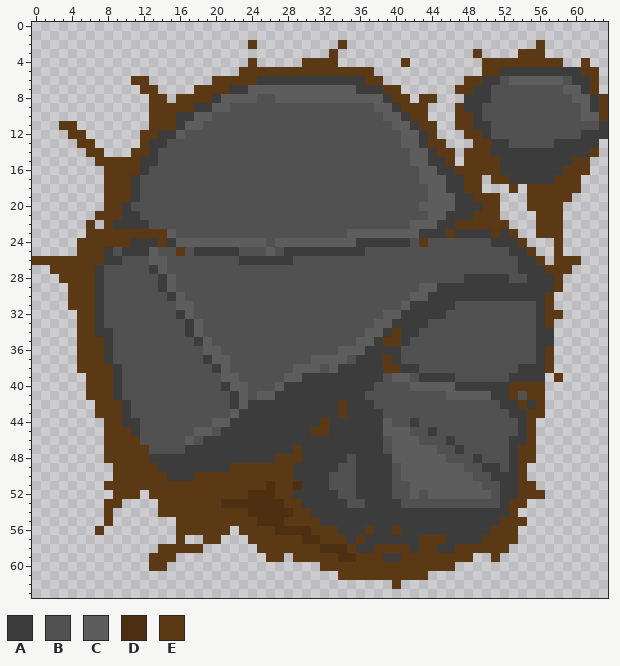
Two versions of one pixel-art sprite, Assets/Sprites/rock3.png. This is how it looked before the edit.
The file is 64x64 pixels. Colours within 5 levels of each other are drawn and written as one.
Palette (. is transparent): A #3c3c3c  B #515151  C #5d5d5d  D #4d3012  E #5b3915
Pixels before (only the part around the change), first column x 0:
 0 ................................................................
 1 ................................................................
 2 ........................E.........E.....................E.......
 3 .................................E...............E....EEE.......
 4 ........................E.....EEEE.......E........EEEEEEEEE..E..
 5 .......................EEEEEEEEEEEEEEE............EEAAAAAAAAAEE.
 6 ...........EE.......EEEEEAAAAAAAAAAAAEE.........EEAABCCCCCCBAAE.
 7 ............EE....EEEEAACCCCCCCCCCCCAAAEE......EEAABBBBBBBBCCAE.
 8 .............EE.EEEEACCCCBBCCCCCCCCCCCCAEE.EE...AAABBBBBBBBBCCAE
 9 .............EEEEEAACCBBBBBBBBBBBBBBBBCCAEEE...EAABBBBBBBBBBBCAE
10 .............EEEAACCBBBBBBBBBBBBBBBBBBBCCAEE...EEABBBBBBBBBBBCCE
11 ...EE........EEEACCBBBBBBBBBBBBBBBBBBBBBCCAEE..EEAABBBBBBBBBBBBA
12 ....EE......EEAACBBBBBBBBBBBBBBBBBBBBBBBBCCAE...EEABBBBBBBBBBAAA
13 .....EE.....EAABBBBBBBBBBBBBBBBBBBBBBBBBBCCAEE...EEAABBBBBAAAAA.
14 ......EE...EEABBBBBBBBBBBBBBBBBBBBBBBBBBBBCCAEE.EEEAAAAAAAAAAAE.
15 .......EEEEEAABBBBBBBBBBBBBBBBBBBBBBBBBBBBCCAAE.EEEEAAAAAAAAEE..
16 ........EEEEABBBBBBBBBBBBBBBBBBBBBBBBBBBBBBCCAAEEEEEAAAAAAAEEE..
17 ........EEEABBBBBBBBBBBBBBBBBBBBBBBBBBBBBBBCCCAAEE.EEAAAAAEEE...
18 ........EEEABBBBBBBBBBBBBBBBBBBBBBBBBBBBBBBBCCAAEE...E.EEEEEE...
19 ........EEEABBBBBBBBBBBBBBBBBBBBBBBBBBBBBBBBCCCAAEEE...EEEEE....
20 ........EEABBBBBBBBBBBBBBBBBBBBBBBBBBBBBBBBCCCCAAAEE...EEEE.....
21 .......EEEAABBBBBBBBBBBBBBBBBBBBBBBBBBBBBBBBCCAAAEEE....EEE.....
22 ......E.EAAAABBBBBBBBBBBBBBBBBBBBBBBBBBBBBCCCAAEEEEEE...EEE.....
23 ......EEEEEEEEECBBBBBBBBBBBBBBBBBBBCCCCCCCCAAAEAAAAEAE..EEE.....
24 .....EEEEEEAAAEACCCCCCCCCCBCCCCCCCCCAAAAAABEBBBBBBBAAAE...E.....
25 .....EEEABAAACBBEBAAAAABBBCBAAAAAAAAABBBBBBBBBBBBBBBBAAE..E.....
26 EEEEEEEEAABBBCCBBBBBBBBAAAAAABBBBBBBBBBBBBBBBBBBBBBBBBAAE.EEE...
27 ..EEEEEABBBBBACBBBBBBBBBBBBBBBBBBBBBBBBBBBBBBBBBBBBBBBAAAEEE....
28 ...EEEEABBBBBBACBBBBBBBBBBBBBBBBBBBBBBBBBBBBBBBBAAAAABBAAAE.....
29 ....EEEABBBBBBACBBBBBBBBBBBBBBBBBBBBBBBBBBBCCAAAAAAAAAAAAAE.....
30 ....EEEABBBBBBBACBBBBBBBBBBBBBBBBBBBBBBBBBCCAAAAAAAAAAAAAE......
31 ....EEEABBBBBBBBCCBBBBBBBBBBBBBBBBBBBBBBBCAAAAABBBBBBBBBAE......
32 .....EEABBBBBBBBACBBBBBBBBBBBBBBBBBBBBBCCAAAAABBBBBBBBBBAEE.....
33 .....EEABBBBBBBBBACBBBBBBBBBBBBBBBBBBBCCAAAABBBBBBBBBBBBAE......
34 .....EEAABBBBBBBBACBBBBBBBBBBBBBBBBBBCCAEAABBBBBBBBBBBBBAA......
35 .....EEEABBBBBBBBBACBBBBBBBBBBBBBBBBCCAEEABBBBBBBBBBBBBBAA......
36 .....EEEABBBBBBBBBBCCBBBBBBBBBBBBBCCCAAAABBBBBBBBBBBBBBBAE......
37 .....EEEABBBBBBBBBBACCBBBBBBBBBCCCCBAAAEABBBBBBBBBBBBBBBAE......
38 .....EEEEABBBBBBBBBBACBBBBBBBCCCBCAAAAAEEAABBBBBBBBBBBAAAE......
39 ......EEEABBBBBBBBBBBCCBBBBBCCAAAAAAAAABCCBAAAABBBBBBAAAA.E.....
40 ......EEEABBBBBBBBBBBACCBBBCAAAAAAAAAABBBBCCCCCAAAAAAEEEE.......
41 ......EEEABBBBBBBBBBBBACBCCAAAAAAAAAABBBBBBBBBCCCCCAAEBEE.......
42 .......EEEABBBBBBBBBBBACAAAAAAAAAAEAAABBBBBBBBBBBBBBAAEAE.......
43 .......EEEABBBBBBBBBBBCAAAAAAAAAAAEAAAABBBBBBBBBBBBBBAAEE.......
44 ........EEAABBBBBBBBCCAAAAAAAAAAEAAAAAACBBABBBBBBBBBBBAE........
45 ........EEEABBBBBBCCBAAAAAAAAAAEEAAAAAACCCBBABBBBBBBBBAE........
46 ........EEEEBBBBBCBAAAAAAAAAAAAAAAAAAAABCCCBBBABBBBBBAAE........
47 ........EEEEEBBBBAAAAAAAAAAAAEAAAAAAAAABCCCCCBBABBBBBAEE........
48 ........EEEEEAAAAAAAAAAAAAAEEEAAAAABAAAACCCCCCBBBABBBAEE........
49 .........EEEEEAAAAAAAAEEEEEEEAAAAABBAAAABCCCCCCCBBAABAE.........
50 .........EEEEEEAAAEEEEEEEEEEEAAAABBBAAAABCCCCCCCCBBAAAE.........
51 ........EEEEEEEEEEEEEEEEEEDEEDAAABBBAAAABBCCCCCCCCBBAAEE........
52 .........EEE.EEEEEEEEEEEDDDEEAAAAABBAAAABBCBCCCCCCCBAAEEE.......
53 ........EE....EEEEEEEDDDDDDDEEAAAAABBAAAABBBBBBBBBBBAEE.........
54 ........E.....EEEEEEEEEEDDDDDEEAAAAAAAAAAAAAAAAAAAAAAE..........
55 ........E.......EEEEEEEEEDDDEEEEAAAAAAAAAAAAAAAAAAAAEEE.........
56 .......E........EEEEEE.EEEEDDDDEEEAAAEAAEAAAAAAAAAAEEE..........
57 ................E..EE...EEEEEEDDEEEAEAAAAAAEEEAAAAEEEE..........
58 ..............EEEEE......EEEEEEEDDDEAAEEEEAEEAAEEEEEE...........
59 .............EEE..........EE.EEEEEDDEEEAAEEEEEEEE..E............
60 .............EE.................EEEEEEEEEEEEEEE.................
61 ..................................EEEEEEEEEE....................
62 ........................................E.......................
63 ................................................................
Once edited:
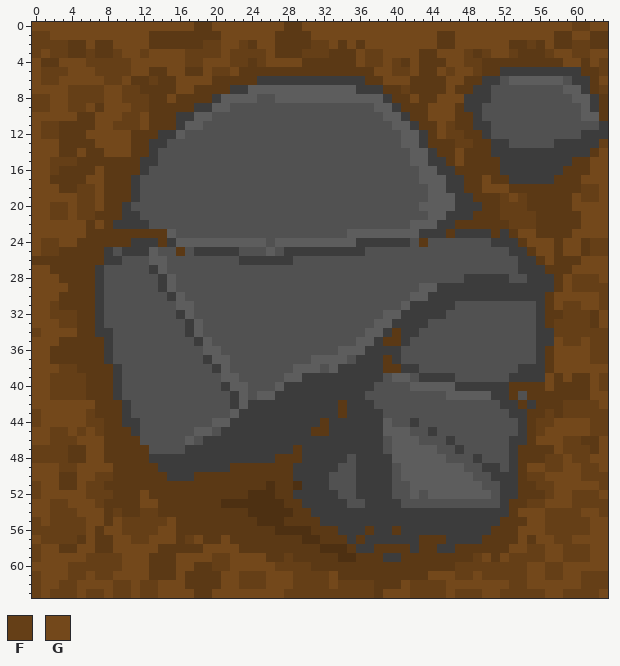
Colours new in this view: F #653f17  G #73481b
Changes in this commit:
Changed rows in their new state; - is an unchanged pixel.
first column x 0:
 0 GGGGGGGGGGGGGGGGGGEEGGGGGGGGEEGGGGGGGGGGGGGGGGGGGGGGGGGGGGGGFFGG
 1 FFGGGGGGGGGGGEEEEEEEEGGGGGGEEEEGGGGGGGGGGGGGGEEGGGGGGGGGGGEEGGEE
 2 FFFFEEGEEGGGGEEEEEEFFGGF-GGEEEEFFG-GEGGGGGGGGEEGGGGGGEEF-GEEFFEE
 3 FGFFEEFEEFGGFGGGGFFFFGFFFFGEEEFFF-EEGFFGGGGEEGGGF-FGGF---FGGFFGG
 4 GEEGGGFFFFFGGGGGGFFGGGFF-FGGGG----EEGFFGF-GEEEGGFF---------GG-GF
 5 GFFFGGGFFFFGGEEGGEEGFFG---------------GGFFGEEGFGGF-------------F
 6 GFFGGGGGFFG--FEEGGGG-------------------GGGEEEEGG---------------G
 7 GGGGFFFFGGFF--EEGG-----------------------FEEEEG----------------F
 8 FFGGFFFFGGFFF--G--------------------------G--GGG----------------
 9 FFGGFFGEGGGFF-------------------------------GGG-----------------
10 GGGGGEEGGGFFG-------------------------------GGG-----------------
11 GFF--EEGGFFFG--------------------------------GF-----------------
12 GFFE--GGGGGE---------------------------------GFF----------------
13 GGGEE--GGGGE----------------------------------EFF--------------F
14 GGGEEG--GGG------------------------------------G---------------G
15 GGFFFEE----------------------------------------G--------------GG
16 GGFEEEEG------------------------------------------------------GG
17 GGEEEEGG------------------------------------------G----------GGG
18 GGGEEFFG------------------------------------------GGG-E------FFG
19 GGGGGFFG--------------------------------------------FGF-----GFFG
20 GGFFGFFG--------------------------------------------FFF----EGGGG
21 GGFFGFF---------------------------------------------FFFF---EEGGG
22 GGGGGG-G---------------------------------------------FFF---EEGGG
23 GGGGGG------------------------------------------------GG---EGGGG
24 GFFGG--------------------------------------------------GGG-GGEFF
25 GFFEE---------------------------------------------------GG-GGEFF
26 ---------------------------------------------------------G---GGG
27 GG----------------------------------------------------------GGGG
28 GGG--------------------------------------------------------GFFFG
29 GGGG-------------------------------------------------------GFFFF
30 GGGE------------------------------------------------------GGGGGF
31 GGFE------------------------------------------------------GFFGGF
32 GGFFF------------------------------------------------------FFFEG
33 GGGFF-----------------------------------------------------FFFFEG
34 FGGGG-----------------------------------------------------FFFFFF
35 GGGEE-----------------------------------------------------GFFGFF
36 GGEEE-----------------------------------------------------GGGGFF
37 GGEEE-----------------------------------------------------GGGGFF
38 GGGFF-----------------------------------------------------GGGGGG
39 GGFFFF---------------------------------------------------G-GEEGF
40 GGFFFF---------------------------------------------------GEEEEGF
41 GGFFFF---------------------------------------------------EEEEEGG
42 GGGGGGG--------------------------------------------------EEFFFFG
43 FGGGGGF--------------------------------------------------FEFFFFF
44 FGGGGGFF------------------------------------------------FFGGGGFF
45 GGFFGFGF------------------------------------------------FGGGGGFF
46 GGFFFGGG------------------------------------------------GGGFFEEG
47 FFFFEEGG------------------------------------------------EEGFFFEG
48 FFFFEEGG------------------------------------------------EFFGFFGG
49 GGGFFGGGG----------------------------------------------GGFFGGFFG
50 GGGEEGGFF----------------------------------------------FFGGGGFFF
51 FGGEEGFF------------------------------------------------FFGGGGGF
52 FGGGGGFFF---G--------------------------------------------FGGFFFG
53 GGFFGGGF--EEGG-----------------------------------------FFGGGFFFF
54 GGFFFGGG-FEEFF----------------------------------------GGGFFFFGGF
55 FGFFFFGG-GFFFFFG---------------------------------------GGFFFFFGG
56 FFFFFFG-GGFFFFGG------E-------------------------------GGGFFFFFGG
57 GFFFFEGEEGGFFGGG-FG--GEE------------------------------GEGGFFGGGG
58 FGGEEGGEEGGGGG-----GGGGEE----------------------------GGFFGGFFFGG
59 FGGGGGFFFFGGG---GGGGFFGGGG--F--------------------FG-GFFFFGGFFFGG
60 GGGGFFFFFFGGG--EGGEEFFGGGGGFFFFE---------------FFFFFFFFGGFFGGGGG
61 FGGGFFGFFGGGGEEEGEEEEGGFFFGGGFFFFG----------GGGFFGFFFFFGGFFGGFFF
62 FGGFFGGGGFFGFFGGGEEEEGGFFFGGGFFFFGFFFFEE-GFFFFGGGGGGGFFGGGGGGFFF
63 FGFFFGFFGFFGFFGGGGEEGGGGGGGGFFFFFFFFFFEGGGFFFFGFFFGGFFFFFGGFFFFG
Boxes around the changes in both pictures, in picture pixels (x1, y1, x2, y2):
added: (32, 22, 608, 598)
